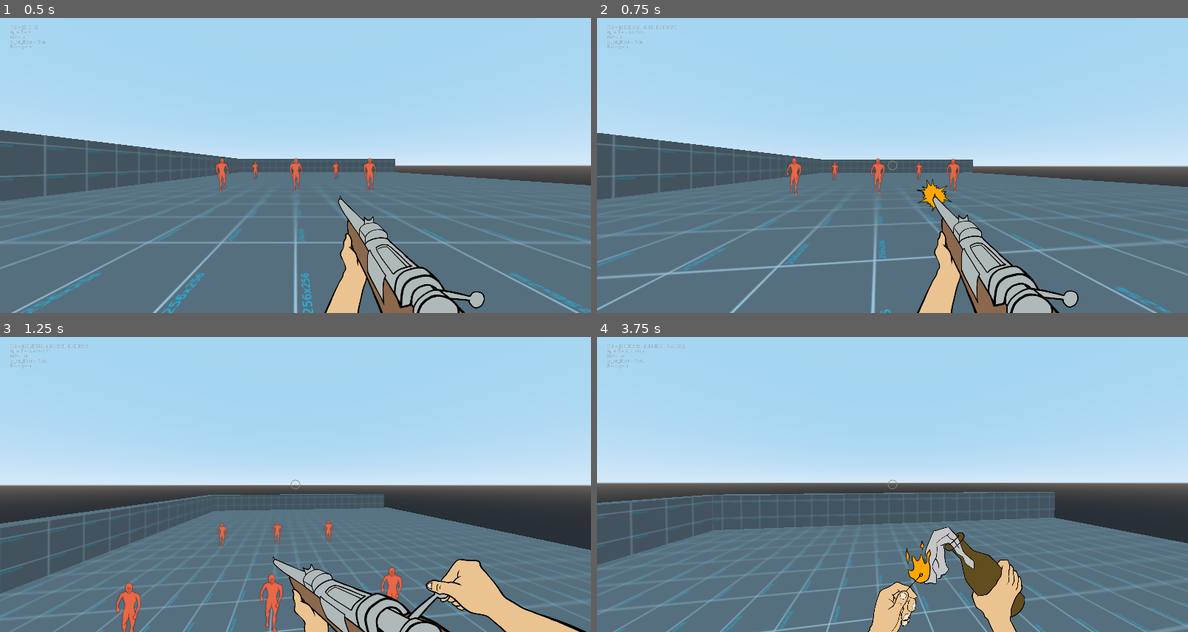
Above: before the commit, frames 1-4 (two rows, left to right).
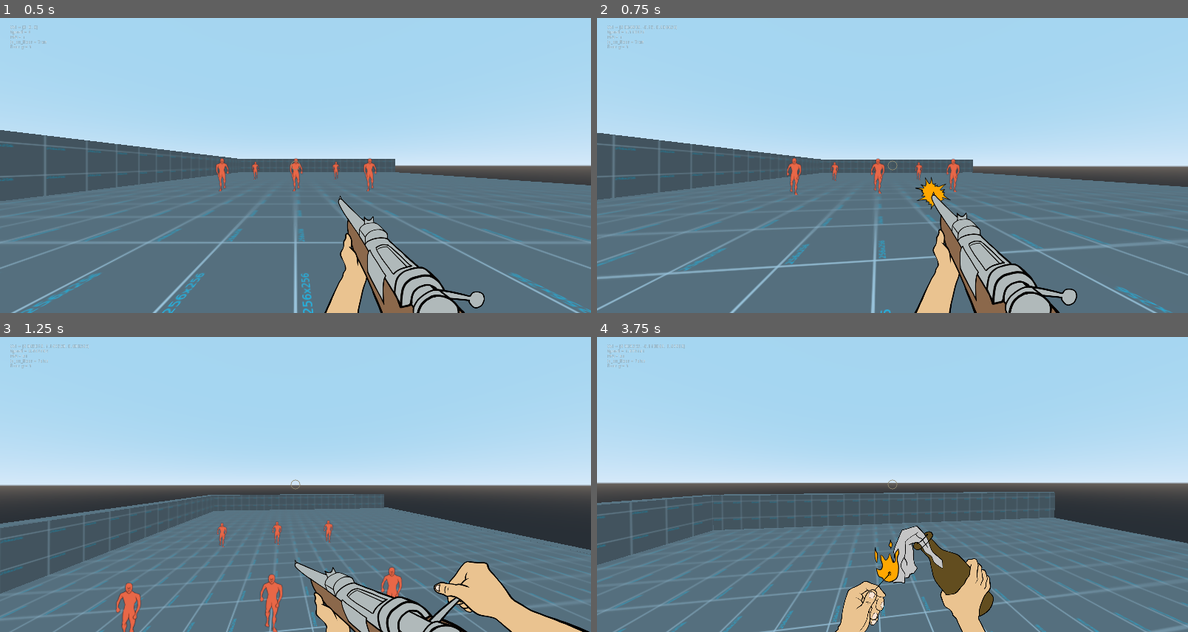
Above: after the commit, the same moments.

Repository: charliedavenport/FPS_Project
Game: Godot game, scene res://Level/Level.tscn
Two runs of this game, one before a commit and one after it. Both use one fixed random seed, a clock stepped at 60 frames per second and the inputs below.
Inputs (mouse positions are in pixels of both pictures, inside the frame that each line leads up to):
- Up to frame 1 (0.5 s): no input
- Up to frame 2 (0.75 s): move the mouse to (922, 165) at 0.52 s; press the mouse at (922, 165) at 0.53 s; hold W (forward) from 0.53 s (still down)
- Up to frame 3 (1.25 s): keep holding W (forward); tap Space (jump) at 0.77 s
- Up to frame 4 (3.75 s): keep holding W (forward); move the mouse to (862, 484) at 1.27 s; release the mouse at (862, 484) at 1.28 s; tap 1 (weapon_1) at 1.35 s; tap Space (jump) at 1.52, 3.02 s; move the mouse to (904, 478) at 2.02 s; hold 2 (weapon_2) 2.03-2.78 s; move the mouse to (886, 490) at 2.77 s; tap 3 (weapon_3) at 2.85 s; move the mouse to (933, 487) at 3.52 s; press the mouse at (933, 487) at 3.53 s

Frame 1 is identical in both runs. In frame 2, 1.7% of the frame differs, in the area x 53-82%, y 53-100%; in frame 3, 3.9%; in frame 4, 6.7%, in the area x 40-73%, y 64-100%.

Commit message:
Weapon sway code no longer crashes the game :')

Diff:
--- a/Player/Player.gd
+++ b/Player/Player.gd
@@ -142,3 +142,5 @@
 		col.damage(dmg)
 	elif col is MolotovProjectile:
 		col.explode()
+	elif col.get_collision_layer() == 2: # level layer
+		pass # show bullet hole or something
--- a/Player/Player.tscn
+++ b/Player/Player.tscn
@@ -26,39 +26,6 @@
 
 [sub_resource type="CapsuleMesh" id=2]
 
-[sub_resource type="Animation" id=15]
-length = 0.001
-
-[sub_resource type="Animation" id=8]
-tracks/0/type = "value"
-tracks/0/path = NodePath("PlayerHUD/PlayerHands:rect_position")
-tracks/0/interp = 1
-tracks/0/loop_wrap = true
-tracks/0/imported = false
-tracks/0/enabled = true
-tracks/0/keys = {
-"times": PoolRealArray( 0 ),
-"transitions": PoolRealArray( 1 ),
-"update": 0,
-"values": [ Vector2( 900, 900 ) ]
-}
-
-[sub_resource type="Animation" id=9]
-length = 0.8
-loop = true
-tracks/0/type = "value"
-tracks/0/path = NodePath("PlayerHUD/PlayerHands:rect_position")
-tracks/0/interp = 2
-tracks/0/loop_wrap = true
-tracks/0/imported = false
-tracks/0/enabled = true
-tracks/0/keys = {
-"times": PoolRealArray( 0, 0.2, 0.4, 0.6 ),
-"transitions": PoolRealArray( 1, 1, 1, 1 ),
-"update": 0,
-"values": [ Vector2( 900, 900 ), Vector2( 850, 870 ), Vector2( 900, 900 ), Vector2( 950, 870 ) ]
-}
-
 [sub_resource type="Animation" id=10]
 resource_name = "Idle"
 loop = true
@@ -344,7 +311,7 @@
 "times": PoolRealArray( 0, 0.1875, 0.3125, 0.375, 0.4375, 0.5625, 0.75, 0.8125, 1 ),
 "transitions": PoolRealArray( 1, 1, 1, 1, 1, 1, 1, 1, 1 ),
 "update": 0,
-"values": [ Vector2( 998.586, 302.367 ), Vector2( 682.482, 46.6444 ), Vector2( 665.01, -49.9111 ), Vector2( 665.01, -49.9111 ), Vector2( 710.801, -20.6834 ), Vector2( 710.801, -20.6834 ), Vector2( 665.01, -49.9111 ), Vector2( 682.482, 46.6444 ), Vector2( 998.586, 302.367 ) ]
+"values": [ Vector2( 998.586, 302.367 ), Vector2( 643.801, 36.5537 ), Vector2( 619.602, -53.2746 ), Vector2( 619.602, -53.2746 ), Vector2( 668.756, -24.047 ), Vector2( 668.756, -24.047 ), Vector2( 619.602, -54.9564 ), Vector2( 643.801, 36.5536 ), Vector2( 998.586, 302.367 ) ]
 }
 tracks/3/type = "value"
 tracks/3/path = NodePath("RightHand:rect_rotation")
@@ -592,7 +559,7 @@
 "times": PoolRealArray( 0, 0.0625, 0.125, 0.1875, 0.252, 0.315, 0.375, 0.4375, 0.5, 0.5625 ),
 "transitions": PoolRealArray( 1, 1, 1, 1, 1, 1, 1, 1, 1, 1 ),
 "update": 1,
-"values": [ 1, 2, 3, 5, 7, 9, 10, 0, 1, 2 ]
+"values": [ 1, 2, 3, 5, 7, 9, 0, 1, 2, 3 ]
 }
 tracks/5/type = "value"
 tracks/5/path = NodePath("PlayerHUD/PlayerHands/MolotovWeapon/RightHand/RightFireSprite:frame")
@@ -1090,12 +1057,11 @@
 "_edit_use_anchors_": false
 }
 
-[node name="WeaponSwayAnimator" type="AnimationPlayer" parent="PlayerHUD/PlayerHands"]
-root_node = NodePath("../../..")
-autoplay = "still"
-anims/RESET = SubResource( 15 )
-anims/still = SubResource( 8 )
-anims/weapon_sway = SubResource( 9 )
+[node name="WeaponSwayTween" type="Tween" parent="PlayerHUD/PlayerHands"]
+repeat = true
+playback/repeat = true
+
+[node name="ReturnToCenterTween" type="Tween" parent="PlayerHUD/PlayerHands"]
 
 [node name="BoltRifleWeapon" type="Control" parent="PlayerHUD/PlayerHands"]
 script = ExtResource( 12 )
@@ -1160,7 +1126,7 @@
 margin_left = 682.482
 margin_top = 46.6444
 margin_right = 722.482
-margin_bottom = 86.6448
+margin_bottom = 86.645
 rect_rotation = -16.5965
 __meta__ = {
 "_edit_use_anchors_": false
@@ -1208,18 +1174,18 @@
 }
 
 [node name="LeftHandSprite" type="Sprite" parent="PlayerHUD/PlayerHands/MolotovWeapon/LeftHand"]
-position = Vector2( -181.54, -62.2494 )
-rotation = 0.100987
+position = Vector2( -158.785, -49.5049 )
+rotation = 0.160216
 scale = Vector2( 0.417712, 0.417712 )
 z_index = 2
 texture = ExtResource( 3 )
 
 [node name="LeftFireSprite" type="Sprite" parent="PlayerHUD/PlayerHands/MolotovWeapon/LeftHand"]
-position = Vector2( -74.6636, -289.478 )
+position = Vector2( -39.3381, -274.859 )
 z_index = 1
 texture = ExtResource( 5 )
 hframes = 12
-frame = 3
+frame = 1
 
 [node name="RightHand" type="Control" parent="PlayerHUD/PlayerHands/MolotovWeapon"]
 anchor_left = 0.5
@@ -1231,16 +1197,16 @@
 }
 
 [node name="RightHandSprite" type="Sprite" parent="PlayerHUD/PlayerHands/MolotovWeapon/RightHand"]
-position = Vector2( 256.289, -74.751 )
+position = Vector2( 382.772, -92.95 )
+rotation = 0.23876
 scale = Vector2( 0.476698, 0.476698 )
 texture = ExtResource( 7 )
 
 [node name="RightFireSprite" type="Sprite" parent="PlayerHUD/PlayerHands/MolotovWeapon/RightHand"]
-visible = false
-position = Vector2( 69.2029, -219.606 )
+position = Vector2( 229.202, -271.37 )
 texture = ExtResource( 5 )
 hframes = 12
-frame = 11
+frame = 9
 
 [node name="Crosshair" type="TextureRect" parent="PlayerHUD"]
 anchor_left = 0.5
--- a/Player/PlayerHands.gd
+++ b/Player/PlayerHands.gd
@@ -1,46 +1,65 @@
 extends Control
 class_name PlayerHands
 
+const horiz_offset: float = 50.0
+const vert_offset: float = 30.0
+const weapon_sway_len: float = 0.8
+const min_speed_threshold: float = 0.1
+const return_to_center_time: float = 0.2
+
+enum SwayState {IDLE, SWAYING, RETURN_TO_CENTER}
+var state : int
+
 onready var player = get_node("../..")
-onready var weaponSwayAnim = get_node("WeaponSwayAnimator")
+onready var sway_tween = get_node("WeaponSwayTween")
+onready var return_tween = get_node("ReturnToCenterTween")
 
-var is_returning_weapon_center: bool
-var hand_resting_loc: Vector2
+onready var hands_idle: Vector2 = Vector2(get_viewport_rect().size.x / 2.0, get_viewport_rect().size.y)
+onready var target_pos = [hands_idle,
+		hands_idle + Vector2(-horiz_offset, -vert_offset),
+		hands_idle,
+		hands_idle + Vector2(horiz_offset, -vert_offset)]
+onready var target_pos_ind := 0
+onready var sway_interval = weapon_sway_len / 4.0
 
 func _ready():
-	hand_resting_loc = Vector2(get_viewport_rect().size.x / 2.0, get_viewport_rect().size.y)
+	rect_position = hands_idle
+	set_state(SwayState.IDLE)
+	var n_pos = len(target_pos)
+	for i in range(n_pos):
+		sway_tween.interpolate_property(self, "rect_position",
+				target_pos[i],
+				target_pos[(i+1) % n_pos],
+				sway_interval, Tween.TRANS_LINEAR, Tween.EASE_IN_OUT,
+				float(i) * sway_interval)
+	sway_tween.repeat = true
 
 func _process(delta):
-	process_weapon_sway()
-
-func process_weapon_sway() -> void:
-	# horizontal speed
 	var vel = player.vel
 	var speed = Vector2(vel.x, vel.z).length()
-	if speed > 0.1:
-		if weaponSwayAnim.current_animation != "weapon_sway":
-			weaponSwayAnim.play("weapon_sway")
-		weaponSwayAnim.set_speed_scale(clamp(speed / 10, 0.25, 1.0)) # 10 = hardcoded move_speed from player.gd
-		#print(speed/move_speed)
-	elif weaponSwayAnim.current_animation == "weapon_sway" and not is_returning_weapon_center:
-		is_returning_weapon_center = true
-		#weaponSwayAnim.set_speed_scale(0.5)
-		$WeaponSwayAnimator.stop()
-		var co = return_weapon_to_center()
-		while co is GDScriptFunctionState and co.is_valid():
-			co = yield(co, "completed")
-		weaponSwayAnim.stop()
-		weaponSwayAnim.play("still")
-		is_returning_weapon_center = false
+	if speed > min_speed_threshold:
+		if state != SwayState.SWAYING:
+			#start_weapon_sway()
+			set_state(SwayState.SWAYING)
+		sway_tween.playback_speed = clamp(speed / player.move_speed, 0.25, 1.0)
+	elif state == SwayState.SWAYING:
+		#return_weapon_to_center()
+		set_state(SwayState.RETURN_TO_CENTER)
 
-func return_weapon_to_center() -> void:
-	var target = hand_resting_loc
-	while rect_position.distance_to(target) > 1.0:
-		rect_position = rect_position.linear_interpolate(target, 0.25)
-		yield(get_tree(), "idle_frame")
-	return
-
-func wait_for_weapon_to_center() -> void:
-	var target = hand_resting_loc
-	while rect_position.distance_to(target) > 1.0:
-		yield(get_tree(), "idle_frame")
+func set_state(_state : int) -> void:
+	if state == _state:
+		return
+	var prev_state = state
+	state = _state
+	sway_tween.stop_all()
+	return_tween.stop_all()
+	match state:
+		SwayState.IDLE:
+			pass
+		SwayState.SWAYING:
+			sway_tween.start()
+		SwayState.RETURN_TO_CENTER:
+			return_tween.interpolate_property(self, "rect_position",
+					rect_position, hands_idle,
+					return_to_center_time, Tween.TRANS_LINEAR)
+			return_tween.start()
Not shown: 1 places in Player/Player.tscn that only renumber resources
